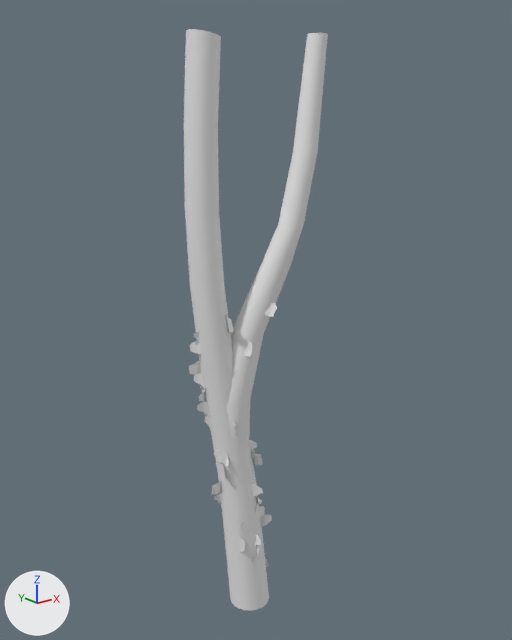
The OBJ model Assets/ART/Models/Trees/BirchTreeLow.obj as it was, and as the next commit left it.
Both versions are drawn from a 50 mm camera at (-7.79, -9.84, 4.56) aimed at (0.17, 0.1, 0.58). Arrows for +X, +Y and +Z are at lower left; the lights stay in place. The older version comes first. Where no turn or scale is listed for an object, it has been applied to the vertices.

Before the edit, the objects in view are built like this:
```python
mat_initialshadinggroup = principled_material('initialShadingGroup')
mat_initialshadinggroup.base_color = (0.8, 0.8, 0.8)  # white #e7e7e7
mat_initialshadinggroup.roughness = 1.0
me_birchtreelow = bpy.data.meshes.new('BirchTreeLow')
me_birchtreelow.from_pydata(...)  # 1910 vertices, 1074 faces; spans x -1.25..1.25, y -0.71..0.71, z -5.59..5.59
me_birchtreelow.materials.append(mat_initialshadinggroup)  # white #e7e7e7
ob_birchtreelow = bpy.data.objects.new('BirchTreeLow', me_birchtreelow)
ob_birchtreelow.location = (0.0, 0.0, 0.0)
```
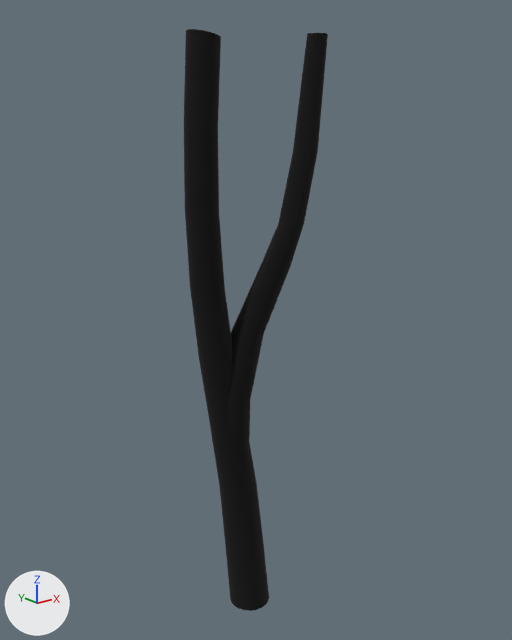
Boxes [x1, y1, x2, y2] around the edits, measured in the pictures (512 x 640 px):
'BirchTreeLow', recoloured, reshaped (white to black): [184, 29, 328, 611] in both
part 1 of me_birchtreelow, deleted: before [189, 301, 277, 567]

What the commit changed:
Material 'initialShadingGroup' (mat_initialshadinggroup) changes colour from white #e7e7e7 to black #000000; in linear values from (0.8, 0.8, 0.8) to (0.0, 0.0, 0.0).
me_birchtreelow is used by ob_birchtreelow; location (0.0, 0.0, 0.0).
me_birchtreelow had 1910 vertices, 1074 faces and spanned x -1.25..1.25, y -0.71..0.71, z -5.59..5.59.
me_birchtreelow now has 320 vertices, 280 faces and spans x -1.25..1.25, y -0.71..0.57, z -5.59..5.59.
me_birchtreelow part 1: 130 loose pieces with 1590 vertices, spanning x -1.22..0.41, y -0.63..0.71, z -4.98..1.17, are deleted.
